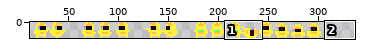
File history of a sprite sheet, public/assets/sprites/cdc_man.png. Above: a wide view before the commit, with the close-up outlined.
Close-up. Old version:
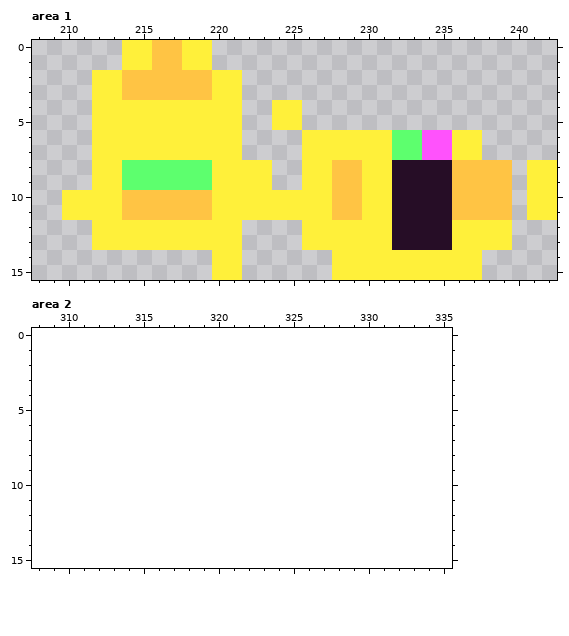
The file is 304x16 pixels. Colours within 5 levels of each other are drawn and written as one. Shown: area 1: x 208..242, y 0..15; area 2: x 308..335, y 0..15. The old version is drawn lined up with the new one, on the new canvas. The wide view leaves out empty margins.
New version:
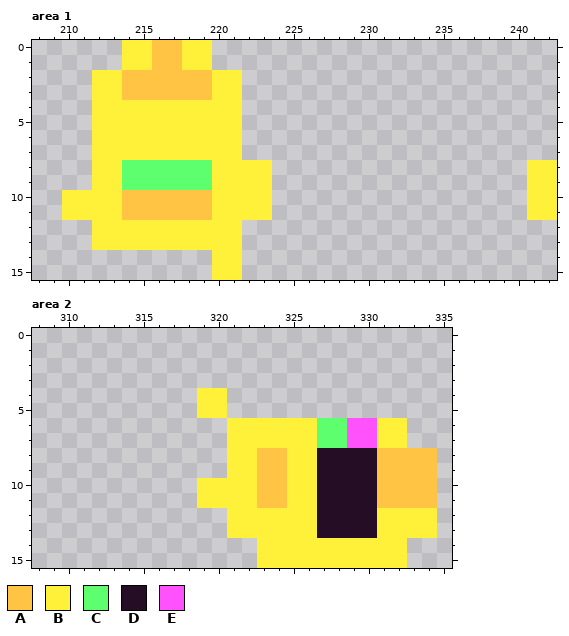
Palette (. is transparent): A #ffc444  B #fff03a  C #5dff6e  D #260d26  E #ff52fc
Changes in this commit:
canvas 304x16 -> 336x16
--- area 1
@@ x 222..241 @@
  3 ....................
- 4 ..BB................
- 5 ..BB................
- 6 ....BBBBBBCCEEBB....
- 7 ....BBBBBBCCEEBB....
- 8 BB..BBAABBDDDDAAAA.B
- 9 BB..BBAABBDDDDAAAA.B
-10 BBBBBBAABBDDDDAAAA.B
-11 BBBBBBAABBDDDDAAAA.B
-12 ....BBBBBBDDDDBBBB..
-13 ....BBBBBBDDDDBBBB..
-14 ......BBBBBBBBBB....
-15 ......BBBBBBBBBB....
+ 4 ....................
+ 5 ....................
+ 6 ....................
+ 7 ....................
+ 8 BB.................B
+ 9 BB.................B
+10 BB.................B
+11 BB.................B
+12 ....................
+13 ....................
+14 ....................
+15 ....................
--- area 2
@@ x 317..335 @@
  3 ...................
- 4 ...................
- 5 ...................
- 6 ...................
- 7 ...................
- 8 ...................
- 9 ...................
-10 ...................
-11 ...................
-12 ...................
-13 ...................
-14 ...................
-15 ...................
+ 4 ..BB...............
+ 5 ..BB...............
+ 6 ....BBBBBBCCEEBB...
+ 7 ....BBBBBBCCEEBB...
+ 8 ....BBAABBDDDDAAAA.
+ 9 ....BBAABBDDDDAAAA.
+10 ..BBBBAABBDDDDAAAA.
+11 ..BBBBAABBDDDDAAAA.
+12 ....BBBBBBDDDDBBBB.
+13 ....BBBBBBDDDDBBBB.
+14 ......BBBBBBBBBB...
+15 ......BBBBBBBBBB...
Boxes around the changes in both close-ups, in picture pixels (x1, y1, x2, y2):
erased: (272, 100, 512, 280)
added: (197, 388, 437, 568)
